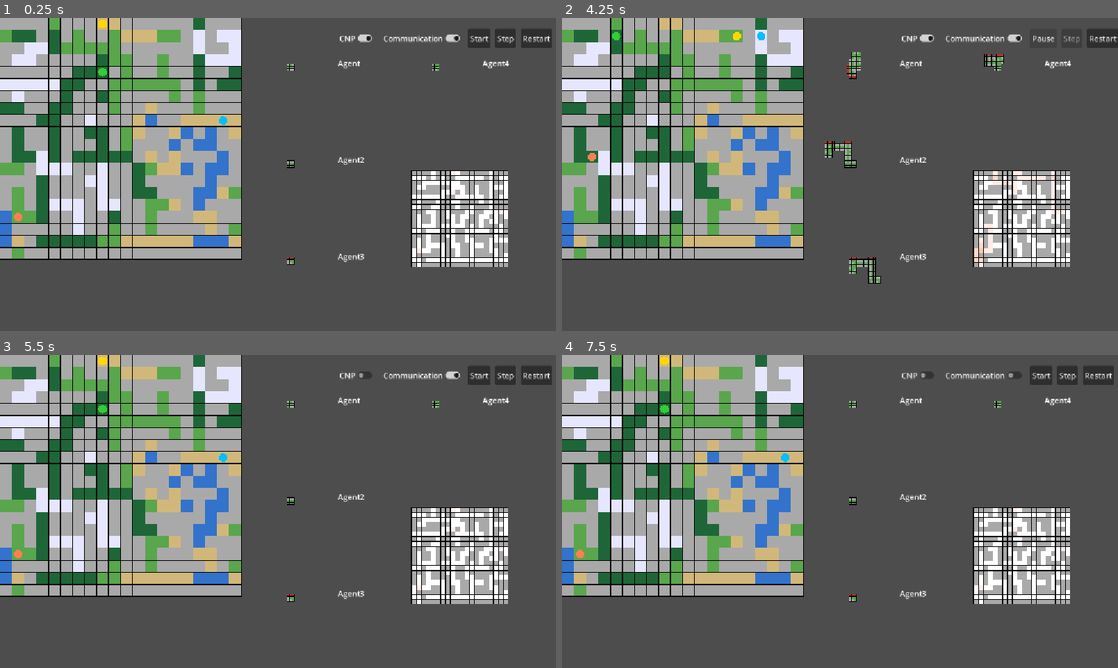
Above: before the commit, frames 1-4 (two rows, left to right).
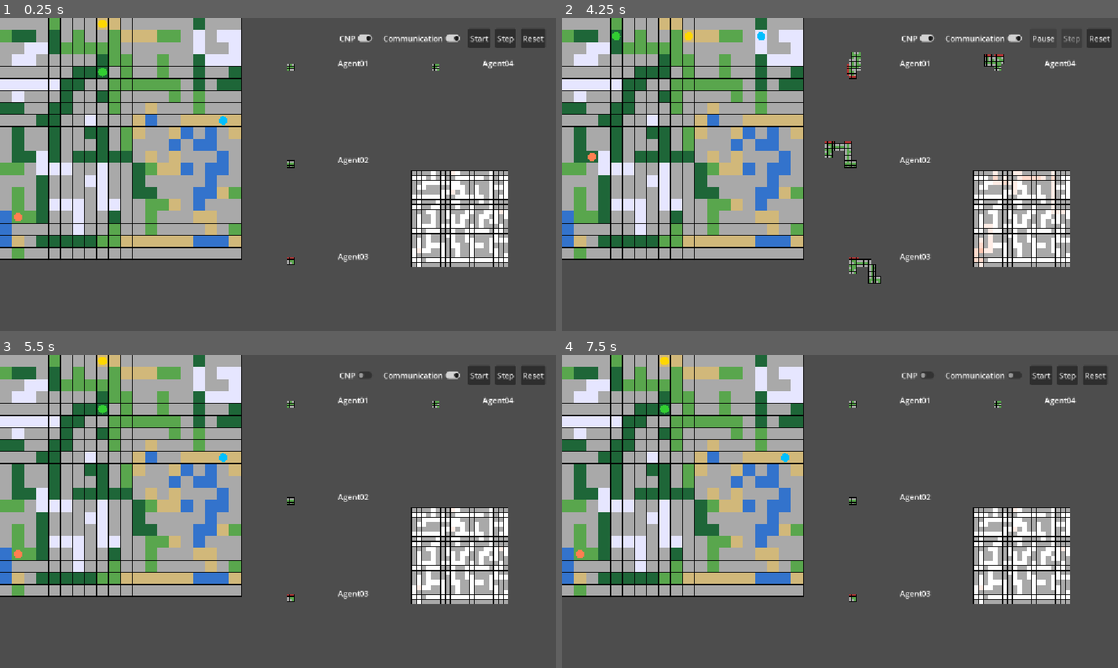
Above: after the commit, the same moments.

Repository: HugoGellida/Projet-SMA-Avanc-
Game: Godot game, scene res://node_2d.tscn
Same seed, same stepped clock (60 frames per second), same inputs: the game is played once before the commit and once after it.
Inputs:
- Up to frame 1 (0.25 s): no input
- Up to frame 2 (4.25 s): click "Step" at 0.5 s; click "Restart" (after the commit: "Reset") at 1.25 s; click "Start" at 2 s; click "Restart" (after the commit: "Reset") at 2.75 s; click "Start" at 3.5 s
- Up to frame 3 (5.5 s): click "Restart" (after the commit: "Reset") at 4.25 s; click "CNP" at 5 s
- Up to frame 4 (7.5 s): click "Communication" at 5.75 s; click "CNP" at 6.5 s; click "Communication" at 7.25 s

The runs differ from the first frame. In frame 1, 0.1% of the frame differs, in the area x 64-100%, y 3-78%; in frame 2, 0.3%, in the area x 22-100%, y 3-79%; in frame 3, 0.1%; in frame 4, 0.1%.

Commit message:
make agent numbers configurable

Diff:
--- a/node_2d.tscn
+++ b/node_2d.tscn
@@ -2,11 +2,30 @@
 
 [ext_resource type="Script" uid="uid://dsdcm6nos8gqw" path="res://scripts/Map.gd" id="1_wtcfe"]
 [ext_resource type="Script" uid="uid://cyqvqjlvg0tpt" path="res://scripts/MapRenderer.gd" id="2_0e48y"]
-[ext_resource type="Script" uid="uid://ehctiehj3fvu" path="res://scripts/Agent.gd" id="3_epypp"]
 [ext_resource type="Script" uid="uid://dwp40gb2mvqjr" path="res://scripts/SimulationManager.gd" id="4_0hol4"]
-[ext_resource type="Script" uid="uid://ctw2f6283qdi8" path="res://scripts/AgentMapRenderer.gd" id="4_q6r6c"]
 [ext_resource type="Script" uid="uid://cbjfiid1gxu4u" path="res://scripts/HeatMap.gd" id="6_kdubu"]
 [ext_resource type="Script" uid="uid://dlk1qwwwbn2xo" path="res://scripts/HeatMapRenderer.gd" id="7_d21ai"]
+[ext_resource type="Script" uid="uid://ds2cbu26jr2rm" path="res://scripts/AgentConfig.gd" id="8_config"]
+
+[sub_resource type="Resource" id="Resource_agent_1"]
+resource_name = "Agent 1"
+script = ExtResource("8_config")
+speed = 2
+
+[sub_resource type="Resource" id="Resource_agent_2"]
+resource_name = "Agent 2"
+script = ExtResource("8_config")
+color = Color(0, 0.7490196, 1, 1)
+
+[sub_resource type="Resource" id="Resource_agent_3"]
+resource_name = "Agent 3"
+script = ExtResource("8_config")
+color = Color(1, 0.84313726, 0, 1)
+
+[sub_resource type="Resource" id="Resource_agent_4"]
+resource_name = "Agent 4"
+script = ExtResource("8_config")
+color = Color(0.19607843, 0.8039216, 0.19607843, 1)
 
 [node name="Node2D" type="Node2D" unique_id=1587768246]
 
@@ -19,36 +38,15 @@
 
 [node name="Agents" type="Node2D" parent="." unique_id=238102308]
 
-[node name="Agent" type="Node2D" parent="Agents" unique_id=665319151]
-script = ExtResource("3_epypp")
-speed = 2
-
-[node name="Agent2" type="Node2D" parent="Agents" unique_id=1560334558]
-script = ExtResource("3_epypp")
-
-[node name="Agent3" type="Node2D" parent="Agents" unique_id=564121910]
-script = ExtResource("3_epypp")
-
-[node name="Agent4" type="Node2D" parent="Agents" unique_id=1082320315]
-script = ExtResource("3_epypp")
+[node name="AgentMaps" type="Node2D" parent="." unique_id=864666743]
+position = Vector2(600, 100)
 
 [node name="SimulationManager" type="Node2D" parent="." unique_id=506008237]
 script = ExtResource("4_0hol4")
+agent_configs = Array[ExtResource("8_config")]([SubResource("Resource_agent_1"), SubResource("Resource_agent_2"), SubResource("Resource_agent_3"), SubResource("Resource_agent_4")])
 
 [node name="StepTimer" type="Timer" parent="SimulationManager" unique_id=1583313914]
 wait_time = 0.06
-
-[node name="AgentMapRenderer1" type="Node2D" parent="." unique_id=1964554567]
-script = ExtResource("4_q6r6c")
-
-[node name="AgentMapRenderer2" type="Node2D" parent="." unique_id=1611929928]
-script = ExtResource("4_q6r6c")
-
-[node name="AgentMapRenderer3" type="Node2D" parent="." unique_id=977042657]
-script = ExtResource("4_q6r6c")
-
-[node name="AgentMapRenderer4" type="Node2D" parent="." unique_id=2071851482]
-script = ExtResource("4_q6r6c")
 
 [node name="UI" type="CanvasLayer" parent="." unique_id=76264809]
 
@@ -81,7 +79,7 @@
 
 [node name="RestartButton" type="Button" parent="UI/ControlBar" unique_id=1769873912]
 layout_mode = 2
-text = "Restart"
+text = "Reset"
 
 [node name="HeatMap" type="Node2D" parent="." unique_id=1821138963]
 script = ExtResource("6_kdubu")
--- a/scripts/Agent.gd
+++ b/scripts/Agent.gd
@@ -4,6 +4,7 @@
 @export_range(1, 20, 1) var vision_range: int = 1
 @export_range(1, 20, 1) var communication_range: int = 2
 @export_range(1, 20, 1) var speed: int = 1
+@export var display_color: Color = Color.CORAL
 
 enum CellState {
 	UNKNOWN,
@@ -68,17 +69,7 @@
 
 
 func _get_agent_color() -> Color:
-	match name:
-		"Agent":
-			return Color.CORAL
-		"Agent2":
-			return Color.DEEP_SKY_BLUE
-		"Agent3":
-			return Color.GOLD
-		"Agent4":
-			return Color.LIME_GREEN
-		_:
-			return Color.WHITE
+	return display_color
 
 
 func choose_move_action(use_cnp: bool = true) -> Vector2i:
--- /dev/null
+++ b/scripts/AgentConfig.gd
@@ -0,0 +1,7 @@
+extends Resource
+class_name AgentConfig
+
+@export_range(1, 20, 1) var speed: int = 1
+@export_range(1, 20, 1) var vision_range: int = 1
+@export_range(1, 20, 1) var communication_range: int = 2
+@export var color: Color = Color.CORAL
--- a/scripts/SimulationManager.gd
+++ b/scripts/SimulationManager.gd
@@ -2,17 +2,14 @@
 
 @export var spawn_seed: int = 12345
 @export var randomize_spawn: bool = false
+@export var agent_configs: Array[AgentConfig] = []
 
 @onready var world: Map = $"../Map"
 @onready var map_renderer: MapRenderer = $"../MapRenderer"
 @onready var agents_root: Node2D = $"../Agents"
+@onready var agent_maps_root: Node2D = $"../AgentMaps"
 @onready var heat_map: HeatMap = $"../HeatMap"
 @onready var heat_map_renderer: HeatMapRenderer = $"../HeatMapRenderer"
-
-@onready var agent_map_renderer_1: AgentMapRenderer = $"../AgentMapRenderer1"
-@onready var agent_map_renderer_2: AgentMapRenderer = $"../AgentMapRenderer2"
-@onready var agent_map_renderer_3: AgentMapRenderer = $"../AgentMapRenderer3"
-@onready var agent_map_renderer_4: AgentMapRenderer = $"../AgentMapRenderer4"
 
 @onready var step_timer: Timer = $StepTimer
 @onready var run_pause_button: Button = $"../UI/ControlBar/RunPauseButton"
@@ -59,30 +56,41 @@
 
 	var agents: Array[Agent] = []
 
-	for child in agents_root.get_children():
-		if child is Agent:
-			agents.append(child)
-
-	if agents.is_empty():
-		push_warning("No Agent found.")
-		return
+	if agent_configs.is_empty():
+		push_warning("no configuration found.")
+		return
+
+	for config: AgentConfig in agent_configs:
+		if config == null:
+			push_error("agent configuration is empty.")
+			return
 
 	var free_cells := _get_free_cells()
 
-	if free_cells.size() < agents.size():
-		push_error("Not enough free cells to spawn all agents.")
+	if free_cells.size() < agent_configs.size():
+		push_error("Not enough place.")
 		return
 
 	agent_with_world_positions.clear()
 
-	for agent in agents:
+	for i in range(agent_configs.size()):
+		var config: AgentConfig = agent_configs[i]
+		var agent := Agent.new()
+		agent.name = "Agent%02d" % (i + 1)
+		agent.speed = config.speed
+		agent.vision_range = config.vision_range
+		agent.communication_range = config.communication_range
+		agent.display_color = config.color
+		agents_root.add_child(agent)
+		agents.append(agent)
+
 		var index := spawn_rng.randi_range(0, free_cells.size() - 1)
 		var spawn_position: Vector2i = free_cells[index]
 
 		free_cells[index] = free_cells[free_cells.size() - 1]
 		free_cells.pop_back()
 
-		_register_agent(agent, spawn_position)
+		_register_agent(agent, spawn_position, i)
 
 	# mise à jour le communication array pour tous les agent après la registation
 	for agent in agents:
@@ -112,33 +120,19 @@
 	return free_cells
 
 
-func _register_agent(agent: Agent, world_position: Vector2i) -> void:
+func _register_agent(agent: Agent, world_position: Vector2i, index: int) -> void:
 	agent_with_world_positions[agent] = world_position
 	agent.initialize(float(map_renderer.tile_size))
 
-	if agent.name == "Agent":
-		agent.map_renderer = agent_map_renderer_1
-		agent.map_renderer.setup(agent)
-		agent.map_renderer.label_text = agent.name
-		agent.map_renderer.position = Vector2(600, 100)
-
-	elif agent.name == "Agent2":
-		agent.map_renderer = agent_map_renderer_2
-		agent.map_renderer.setup(agent)
-		agent.map_renderer.label_text = agent.name
-		agent.map_renderer.position = Vector2(600, 300)
-
-	elif agent.name == "Agent3":
-		agent.map_renderer = agent_map_renderer_3
-		agent.map_renderer.setup(agent)
-		agent.map_renderer.label_text = agent.name
-		agent.map_renderer.position = Vector2(600, 500)
-
-	elif agent.name == "Agent4":
-		agent.map_renderer = agent_map_renderer_4
-		agent.map_renderer.setup(agent)
-		agent.map_renderer.label_text = agent.name
-		agent.map_renderer.position = Vector2(900, 100)
+	var renderer := AgentMapRenderer.new()
+	renderer.name = "Map_%s" % agent.name
+	renderer.label_text = str(agent.name)
+	var column: int = floori(index / 3.0)
+	var row: int = index % 3
+	renderer.position = Vector2(column * 300, row * 200)
+	agent_maps_root.add_child(renderer)
+	agent.map_renderer = renderer
+	renderer.setup(agent)
 
 	_update_agent_perception(agent)
 	_update_agent_display(agent)
@@ -229,7 +223,7 @@
 
 
 func step_simulation() -> void:
-	if simulation_finished:
+	if simulation_finished or agent_with_world_positions.is_empty():
 		return
 
 	simulation_step += 1
@@ -380,6 +374,11 @@
 
 
 func _update_control_buttons() -> void:
+	if agent_with_world_positions.is_empty():
+		run_pause_button.disabled = true
+		step_button.disabled = true
+		return
+
 	if simulation_finished:
 		run_pause_button.text = "Finished"
 		run_pause_button.disabled = true
Not shown, added: scripts/AgentConfig.gd.uid
